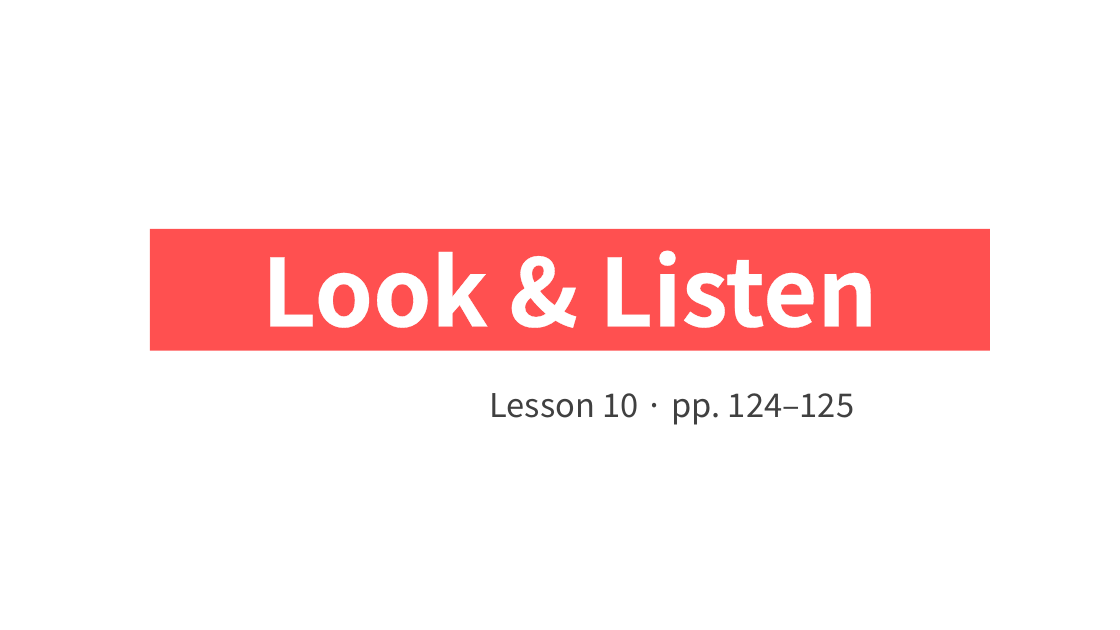
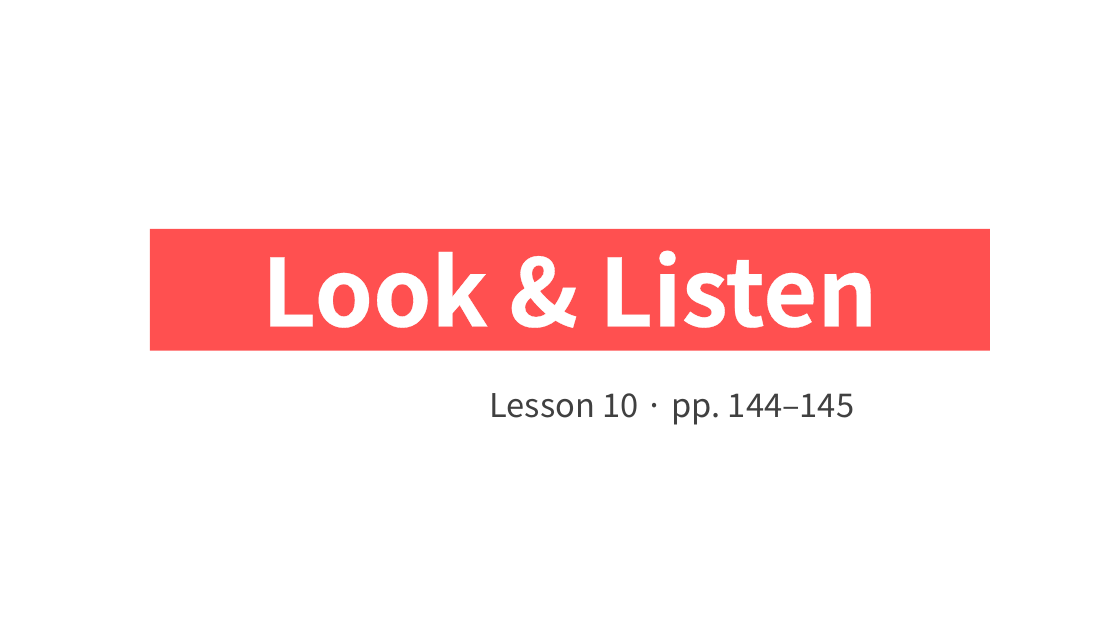
Before and after one commit to jangengineering/To-do-list, a slide deck: slide 26 of ppt/Lesson10-1_New_Words.pptx. Drawn at 1120x630 pixels with LibreOffice and Linux fonts; fonts in the diff are those of the drawing. Boxes give left, top, right and bottom in pixels: in the first picture for what was removed or moved away, otherwise in the second. Text is boxed around its words. In the diff, an @@ line names an element or a change of style, - is before the commit and + after.

```diff
--- a/ppt/Lesson10-1_New_Words.pptx
+++ b/ppt/Lesson10-1_New_Words.pptx
@@ text at bbox=[489, 393, 854, 425]: text changed @@
-Lesson 10 · pp. 124–125
+Lesson 10 · pp. 144–145
```
